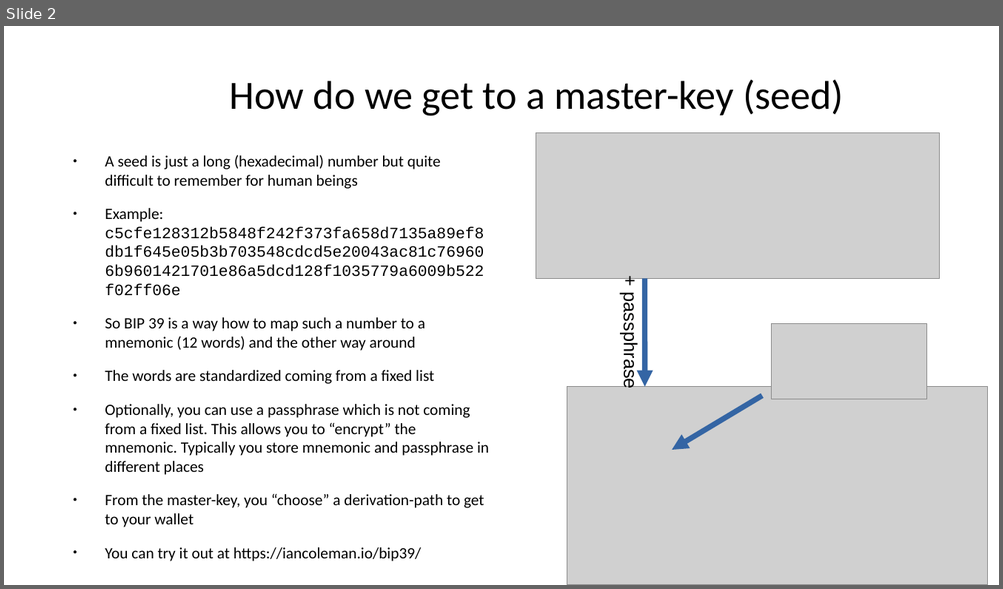
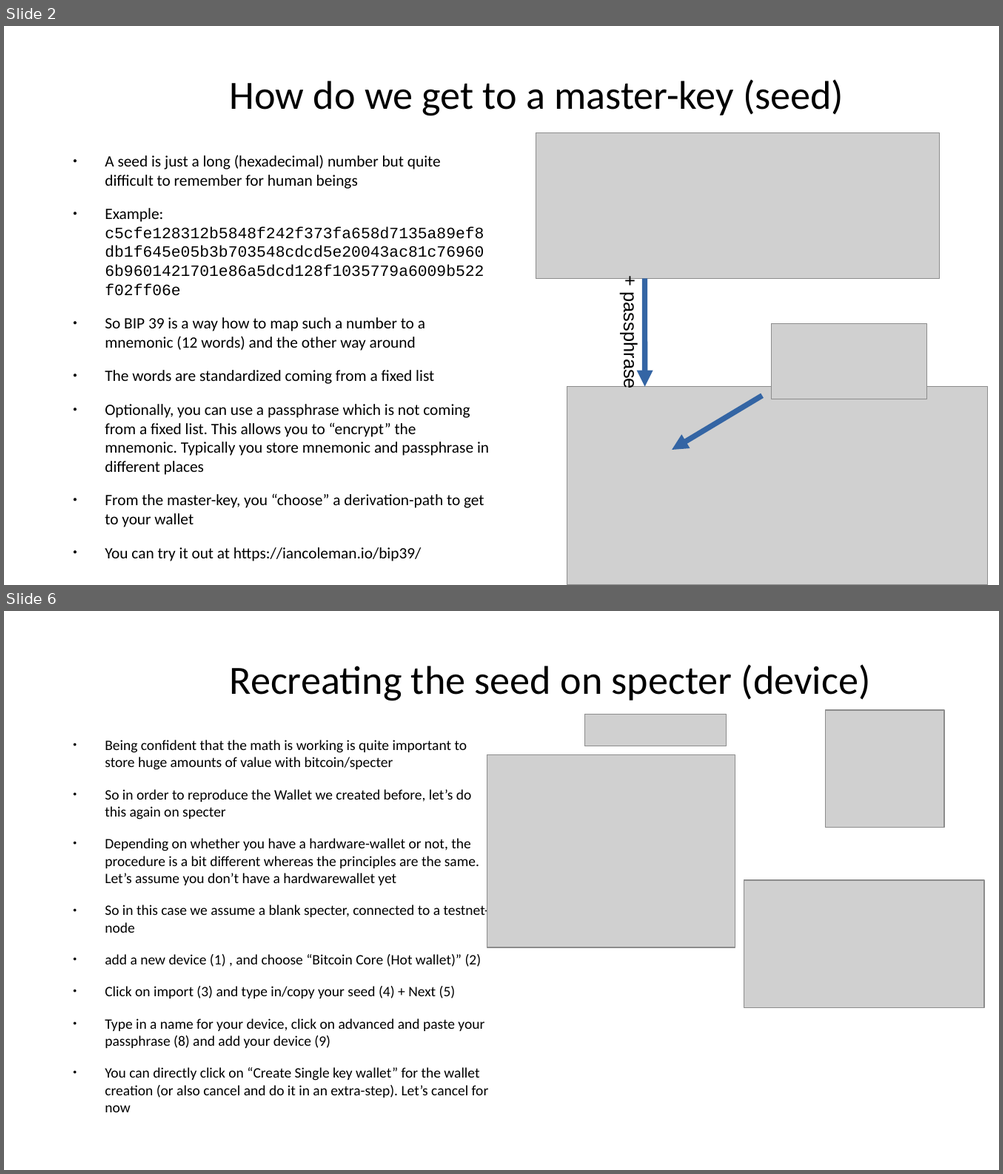
Before and after one commit to cryptoadvance/specter-education, a slide deck: content/bitcoin201/02_Seeds-and-HD-wallets.odp. Shown one above the other, each under a label of ours: slide 2 before the commit, slides 2 and 6 after it; the slides between them are not shown. The pictures are 1003x589 and 1003x1174 pixels, drawn with LibreOffice and Linux fonts; fonts in the diff are those of the drawing; grey boxes stand for pictures. Boxes give left, top, right and bottom in pixels: in the first picture for what was removed or moved away, otherwise in the second. Text is boxed around its words. In the diff, an @@ line names an element or a change of style, - is before the commit and + after.

```diff
--- a/content/bitcoin201/02_Seeds-and-HD-wallets.odp
+++ b/content/bitcoin201/02_Seeds-and-HD-wallets.odp
@@ slide 6 added at (4, 611, 999, 1170), background #FFFFFF @@
@@ title added at (230, 664, 871, 701), 32 pt, text #000000 @@
+Recreating the seed on specter (device)
@@ picture added at (584, 714, 726, 746) @@
@@ picture added at (825, 710, 945, 828) @@
@@ text added at (105, 740, 489, 1113), 11.5 pt, text #000000 @@
+● Being confident that the math is working is quite important to store huge amounts of value with bitcoin/specter
+● So in order to reproduce the Wallet we created before, let’s do this again on specter
+● Depending on whether you have a hardware-wallet or not, the procedure is a bit different whereas the principles are the same. Let’s assume you don’t have a hardwarewallet yet
+● So in this case we assume a blank specter, connected to a testnet-node
+● add a new device (1) , and choose “Bitcoin Core (Hot wallet)” (2)
+● Click on import (3) and type in/copy your seed (4) + Next (5)
+● Type in a name for your device, click on advanced and paste your passphrase (8) and add your device (9)
+● You can directly click on “Create Single key wallet” for the wallet creation (or also cancel and do it in an extra-step). Let’s cancel for now
@@ picture added at (486, 755, 735, 948) @@
@@ picture added at (744, 881, 984, 1008) @@
```
Also in this commit, not shown: 3 slides changed, 8 other slides added, 2 other files.
